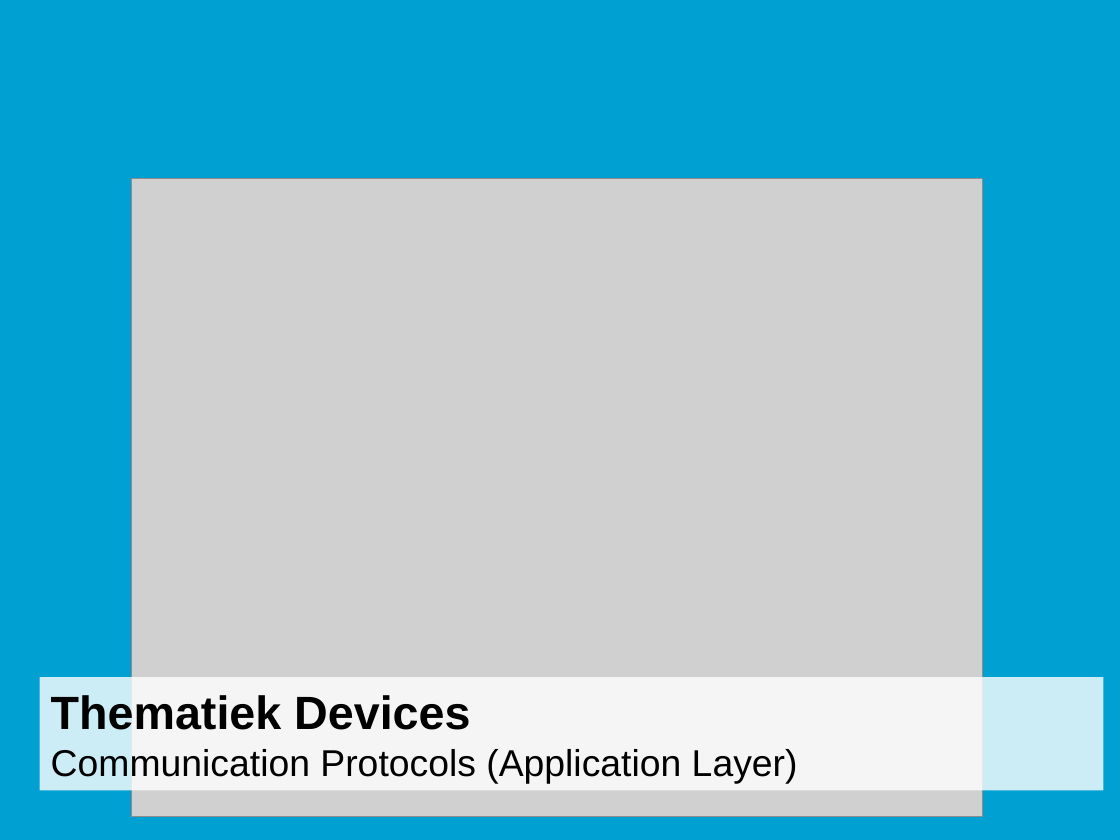
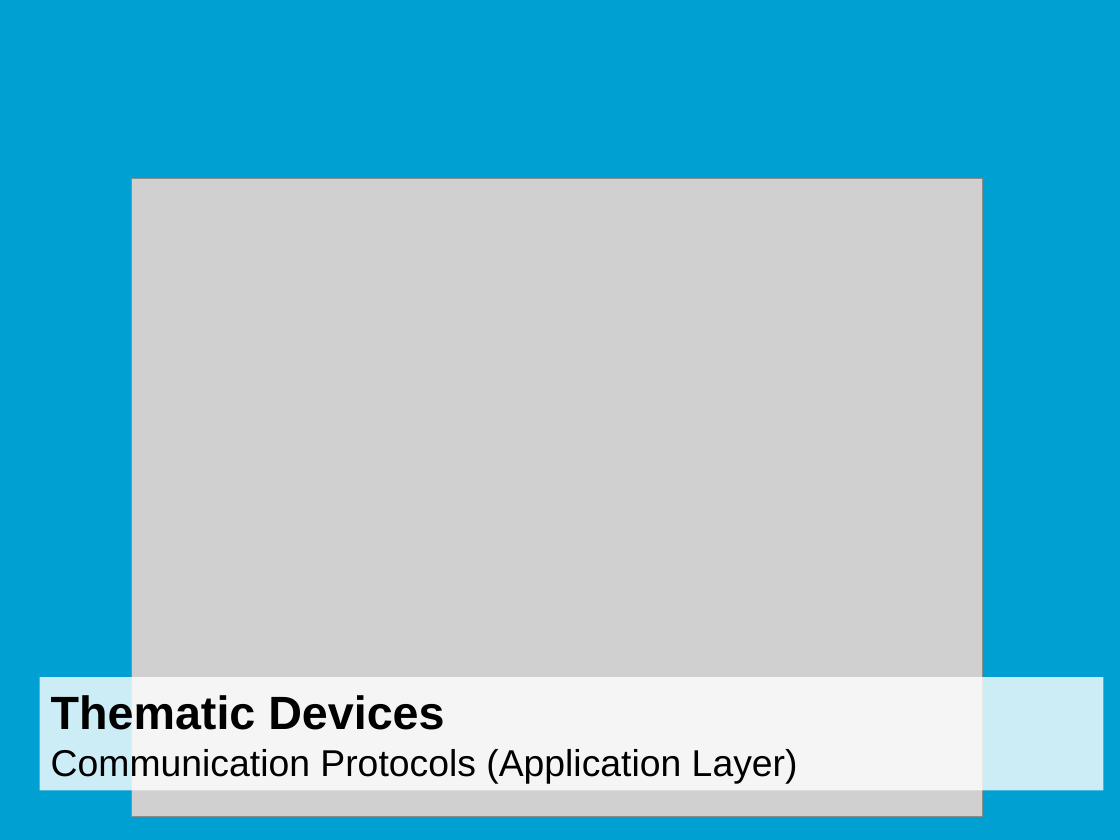
Before and after one commit to HU-TI-DEV/TI-S3, a slide deck: slide 2 of onderwijsmateriaal/presentaties/Communication_Protocols_v1.0.pptx. Drawn at 1120x840 pixels with LibreOffice and Linux fonts; fonts in the diff are those of the drawing; grey boxes stand for pictures; background and template pictures are left out. Boxes give left, top, right and bottom in pixels: in the first picture for what was removed or moved away, otherwise in the second. Text is boxed around its words. In the diff, an @@ line names an element or a change of style, - is before the commit and + after.

```diff
--- a/onderwijsmateriaal/presentaties/Communication_Protocols_v1.0.pptx
+++ b/onderwijsmateriaal/presentaties/Communication_Protocols_v1.0.pptx
@@ text in rectangle at [51,692,444,738]: text changed @@
-Thematiek Devices
+Thematic Devices
```
Also in this commit, not shown: 21 other slides changed, 2 slides added.
